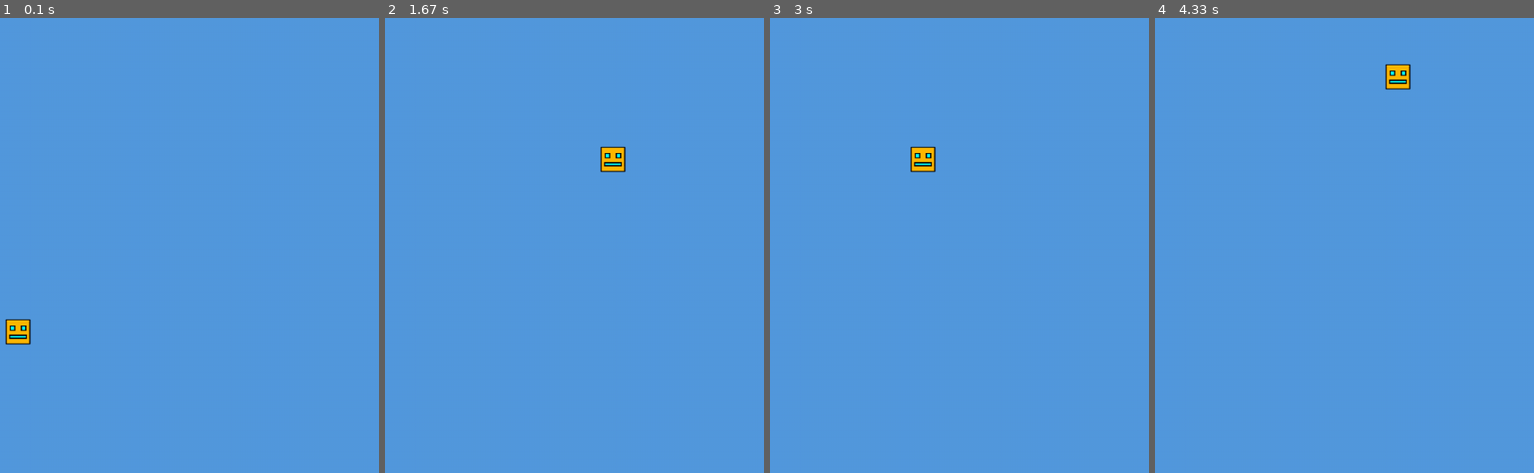
Above: before the commit, frames 1-4 (left to right).
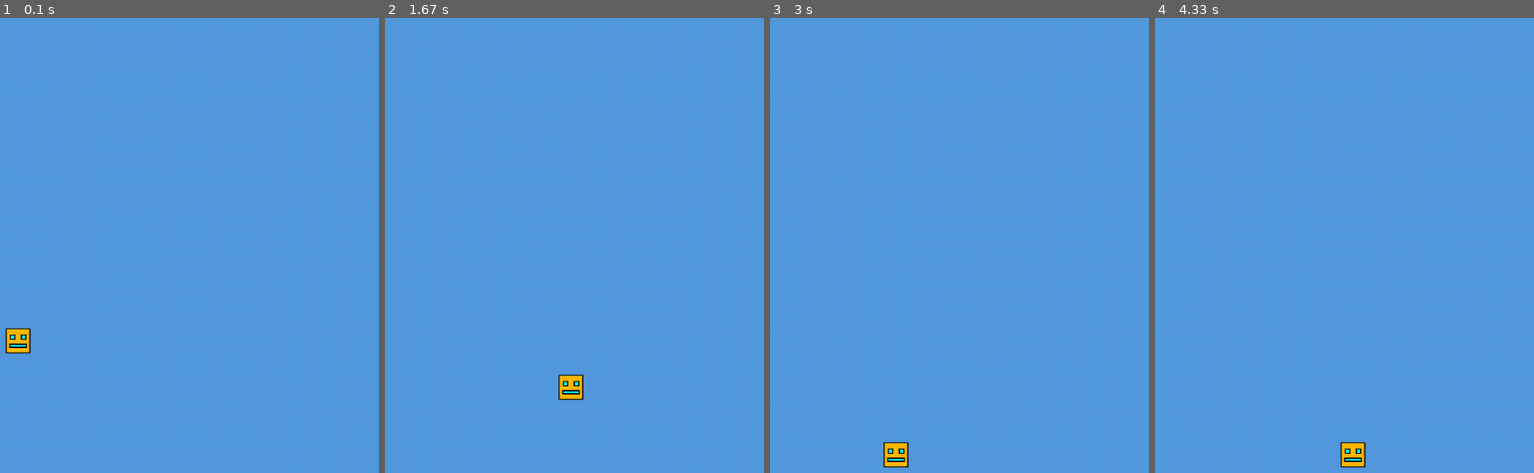
Above: after the commit, the same moments.

Repository: jakovitch/learning-pygame
Game: pygame game, started from main.py
The game is run twice, just before and just after one commit, with the same random seed, the same clock (stepped at 60 frames per second) and the same inputs.
Inputs:
- Up to frame 1 (0.1 s): no input
- Up to frame 2 (1.67 s): hold W 0.33-0.8 s; hold Right 0.33-0.8 s; hold Right 0.83-1.3 s; hold W 1.33-1.63 s
- Up to frame 3 (3 s): hold Right 1.67-2.13 s; hold A 2.17-2.7 s; hold Left from 2.73 s (still down)
- Up to frame 4 (4.33 s): release Left at 3.13 s; hold W 3.17-3.53 s; hold Right 3.57-4.2 s; hold A from 4.23 s (still down)

The runs differ from the first frame. In frame 1, 0.4% of the frame differs, in the area x 1-9%, y 66-74%; in frame 2, 0.8%, in the area x 45-64%, y 28-85%; in frame 3, 0.8%; in frame 4, 0.8%.

Commit message:
I have now finished adding boundaries and I have added jumping and gravity

Diff:
--- a/main.py
+++ b/main.py
@@ -8,6 +8,10 @@
 PLAYER_X, PLAYER_Y = WIDTH//2, HEIGHT//2
 PLAYER_WIDTH = 36
 PLAYER_HEIGHT = 36
+PLAYER_SPEED = 4
+GRAVITY = 0.5
+PLAYER_VEL_Y = -10
+FLOOR_Y = HEIGHT * 3/4
 pygame.init()
 scr = pygame.display.set_mode((WIDTH, HEIGHT))
 pygame.display.set_caption("Platformer 3rd attempt")
@@ -19,8 +23,18 @@
     def __init__(self):
         pygame.Rect.__init__(self, PLAYER_X, PLAYER_Y, PLAYER_WIDTH, PLAYER_HEIGHT)
         self.image = pygame.transform.scale(player_image, (PLAYER_WIDTH, PLAYER_HEIGHT))
+        self.velocity_y = 0
+        self.jumping = False
 
 player = Player()
+
+def move():
+    player.velocity_y += GRAVITY
+    player.y += player.velocity_y
+
+    if player.y + player.height > FLOOR_Y:
+        player.y = FLOOR_Y - player.height
+        player.jumping = False
 
 def draw():
     scr.fill((84, 153, 222))
@@ -33,15 +47,15 @@
             exit()
 
     keys = pygame.key.get_pressed()
-    if keys[pygame.K_UP] or keys[pygame.K_w]:
-        player.y -= 5
-    if keys[pygame.K_DOWN] or keys[pygame.K_s]:
-        player.y += 5
+    if (keys[pygame.K_UP] or keys[pygame.K_w]) and not player.jumping:
+        player.velocity_y = PLAYER_VEL_Y
+        player.jumping = True
     if keys[pygame.K_LEFT] or keys[pygame.K_a]:
-        player.x -= 5
+        player.x = max(player.x - PLAYER_SPEED, 0)
     if keys[pygame.K_RIGHT] or keys[pygame.K_d]:
-        player.x += 5
+        player.x = min(player.x + PLAYER_SPEED, WIDTH - player.width)
 
+    move()
     draw()
     pygame.display.update()
     clock.tick(60)
Binary file added: images/geometry_dash.png
